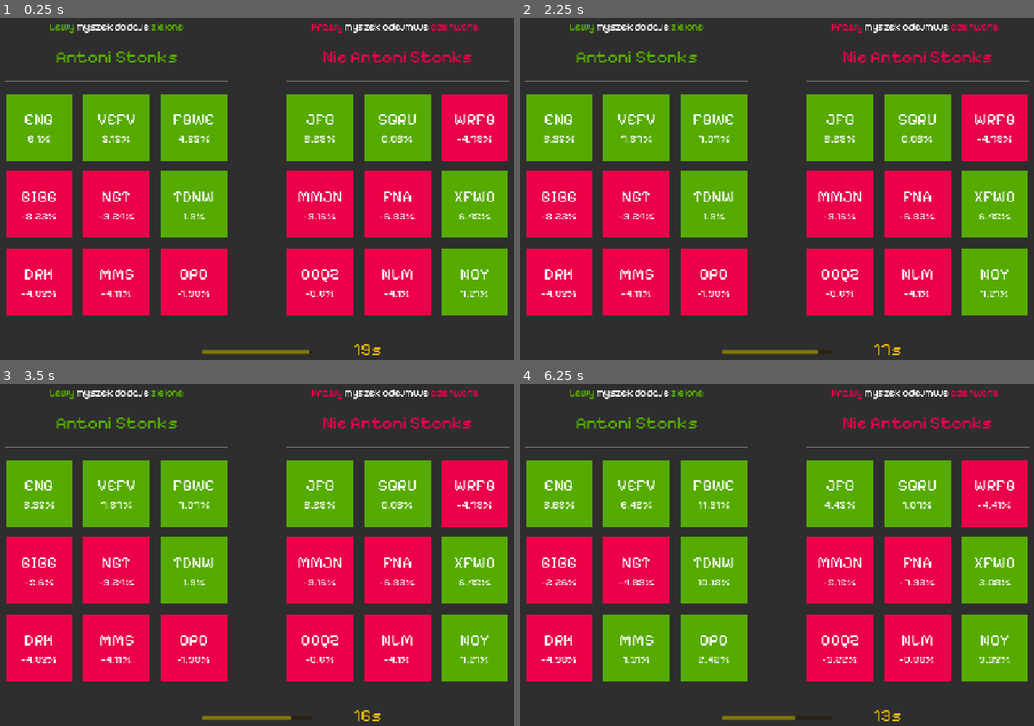
Above: before the commit, frames 1-4 (two rows, left to right).
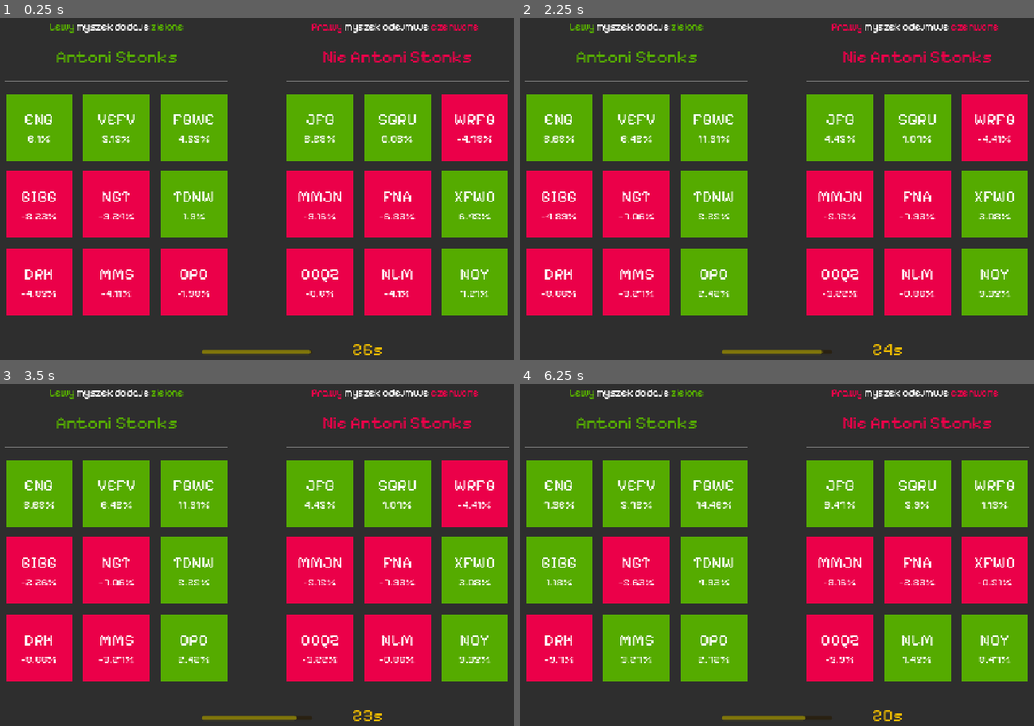
Above: after the commit, the same moments.

Repository: forklovee/SteelworksGameJam5
Game: Godot game, scene res://Quests/Stonks/stonks.tscn
The game is run twice, just before and just after one commit, with the same random seed, the same clock (stepped at 60 frames per second) and the same inputs. This scene is started directly instead of the project's main scene.
Inputs (mouse positions are in pixels of both pictures, inside the frame that each line leads up to):
- Up to frame 1 (0.25 s): no input
- Up to frame 2 (2.25 s): tap Enter at 0.5, 2 s; move the mouse to (561, 127) at 0.52 s; hold D 0.53-1.28 s; click (561, 127) at 0.6 s; tap Space at 1.25 s; move the mouse to (638, 127) at 1.27 s; hold A 1.28-2.03 s; tap 1 at 1.35 s; click (638, 127) at 1.42 s; move the mouse to (715, 127) at 2.02 s; hold D from 2.03 s (still down); hold 2 from 2.03 s (still down); click (715, 127) at 2.17 s
- Up to frame 3 (3.5 s): keep holding D; tap Space at 2.75 s; move the mouse to (41, 572) at 2.77 s; release 2 at 2.78 s; tap 5 at 2.85 s; click (41, 572) at 2.92 s
- Up to frame 4 (6.25 s): tap Enter at 3.5 s; move the mouse to (638, 572) at 3.52 s; release D at 3.53 s; hold A 3.53-5.78 s; click (638, 572) at 3.6 s; move the mouse to (715, 572) at 4.27 s; tap 1 at 4.35 s; click (715, 572) at 4.42 s; tap Space at 5 s; move the mouse to (561, 647) at 5.02 s; hold 2 5.03-5.78 s; click (561, 647) at 5.17 s; move the mouse to (638, 647) at 5.77 s; hold D from 5.78 s (still down); tap 5 at 5.85 s; click (638, 647) at 5.92 s

The runs differ from the first frame. In frame 1, less than 0.1% of the frame differs, in the area x 60-75%, y 95-99%; in frame 2, 3.5%; in frame 3, 3.5%; in frame 4, 11%, in the area x 1-99%, y 22-99%.

Commit message:
stonks balance

Diff:
--- a/Quests/Stonks/stonks.gd
+++ b/Quests/Stonks/stonks.gd
@@ -2,7 +2,7 @@
 
 var positive
 var negative
-var time: float = 19.0
+var time: float = 26.0
 var time_now: float = time
 var tag_array: Array[String]
 var stop: bool = false
@@ -20,7 +20,7 @@
 	for stonk in negative:
 		stonk.set_value(tag_array.pop_back())
 
-	$Timer.timeout.connect(update_stonks)
+	start_timer()
 	$Control/Panel/Button.pressed.connect(restart)
 
 func _process(delta: float) -> void:
@@ -35,6 +35,14 @@
 		check_results()
 		stop = true
 
+func start_timer():
+	var timer = Timer.new()
+	timer.wait_time = 2.0
+	timer.one_shot = false
+	add_child(timer)
+	timer.timeout.connect(update_stonks)
+	timer.start()
+
 func start():
 	super()
 
@@ -42,13 +50,16 @@
 	for stonk in positive:
 		if stonk.stock_value < 0.0:
 			$Control.show()
-			stop = false
+			for child in get_children():
+				if child is Timer:
+					child.queue_free()
 			return
-
 	for stonk in negative:
 		if stonk.stock_value >= 0.0:
 			$Control.show()
-			stop = false
+			for child in get_children():
+				if child is Timer:
+					child.queue_free()
 			return
 
 	$Control2.show()
@@ -70,6 +81,9 @@
 		stonk.value_set = false
 		stonk.set_value(tag_array.pop_back())
 
+	stop = false
+	start_timer()
+
 func generate_array(x: int) -> Array[String]:
 	var result: Array[String] = []
 	var letters = "ABCDEFGHIJKLMNOPQRSTUVWXYZ"
